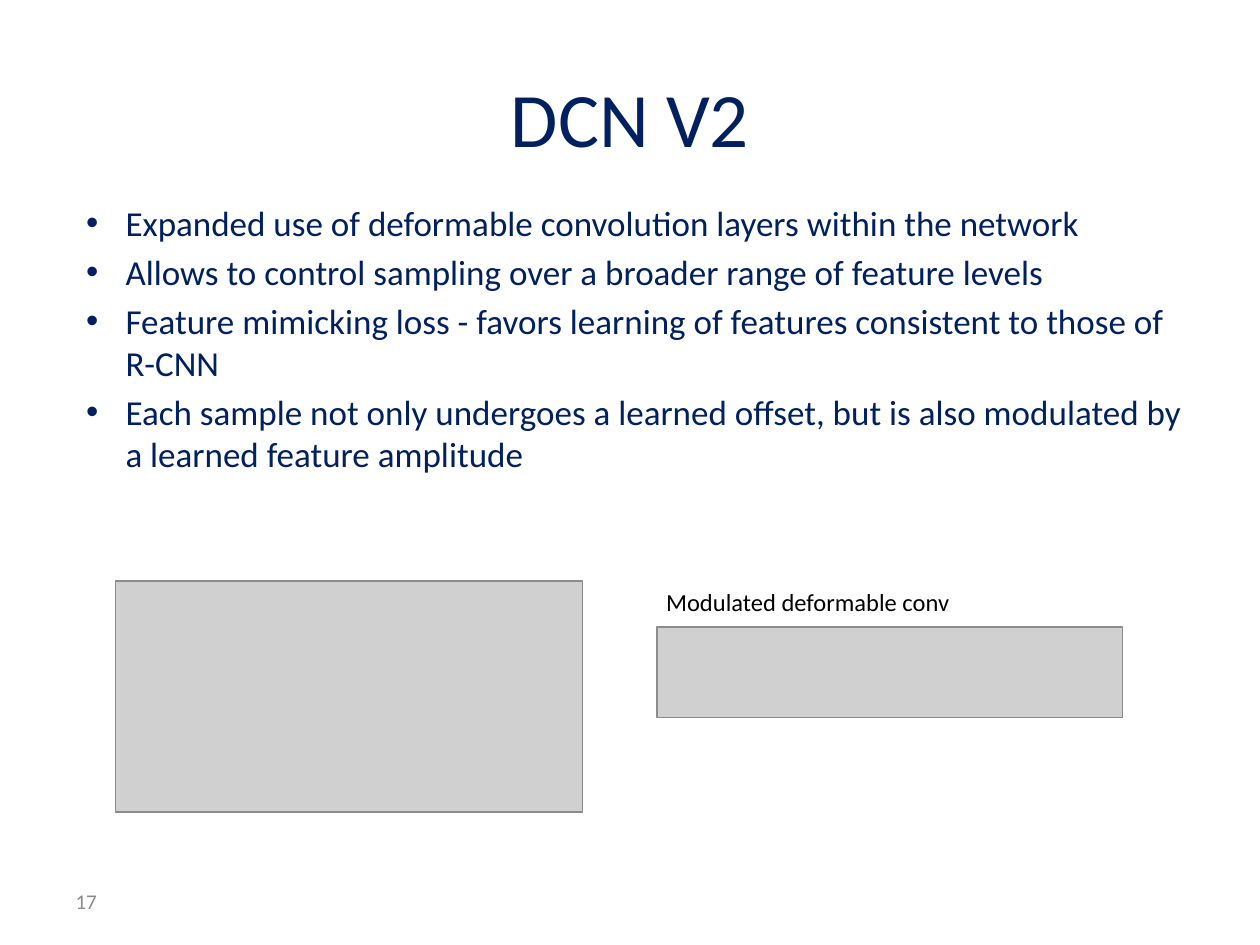
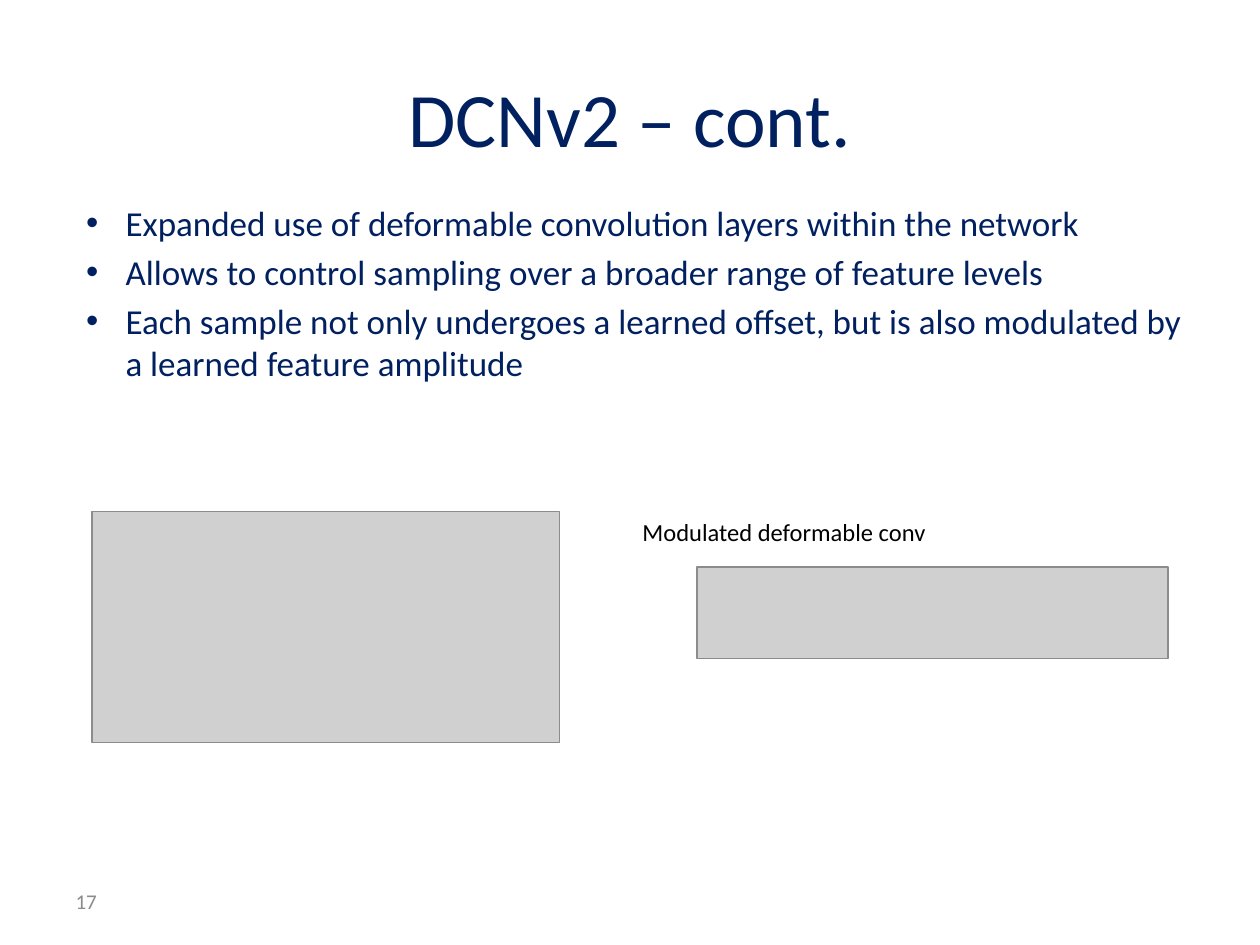
Before and after one commit to andyro2/Pneumonia-Detection-from-Chest-X-Rays-with-Robustness-to-Deformations, a slide deck: slide 17 of MidPresentation_Andy_Or.pptx. Drawn at 1260x945 pixels with LibreOffice and Linux fonts; fonts in the diff are those of the drawing; grey boxes stand for pictures; background and template pictures are left out. Boxes give left, top, right and bottom in pixels: in the first picture for what was removed or moved away, otherwise in the second. Text is boxed around its words. In the diff, an @@ line names an element or a change of style, - is before the commit and + after.

```diff
--- a/MidPresentation_Andy_Or.pptx
+++ b/MidPresentation_Andy_Or.pptx
@@ title at (409,97,851,148): text changed @@
-DCN V2
+DCNv2 – cont.
@@ text at (126,309,1163,377): paragraph removed @@
-  • Feature mimicking loss - favors learning of features consistent to those of R-CNN
@@ picture: place and size @@
-picture at (116,581,583,811)
+picture at (92,512,559,742)
@@ text "Modulated deformable conv": place and size @@
-text "Modulated deformable conv" at (666,594,949,611)
+text "Modulated deformable conv" at (642,524,926,542)
@@ picture: place and size @@
-picture at (656,627,1123,718)
+picture at (697,567,1168,659)
```
Also in this commit, not shown: 7 other slides changed.
